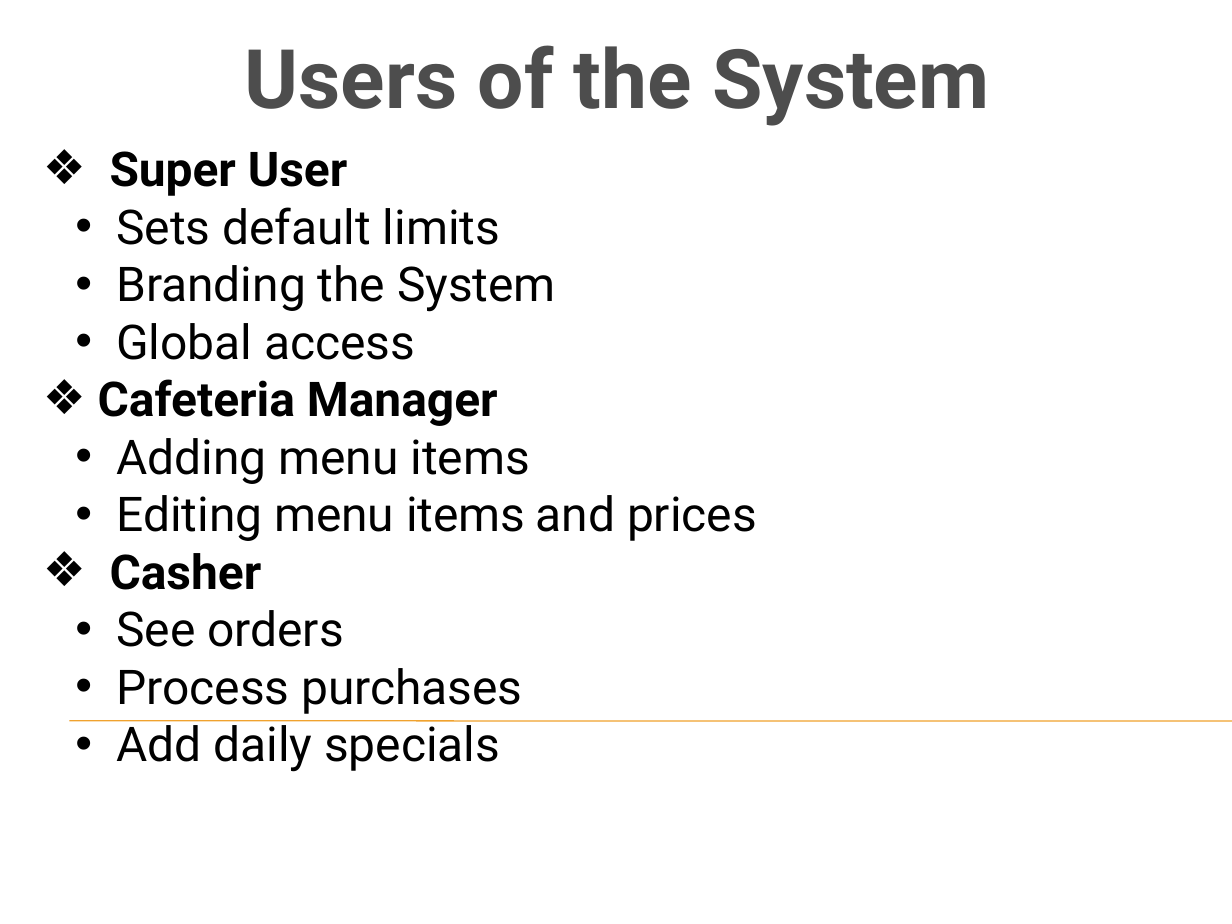
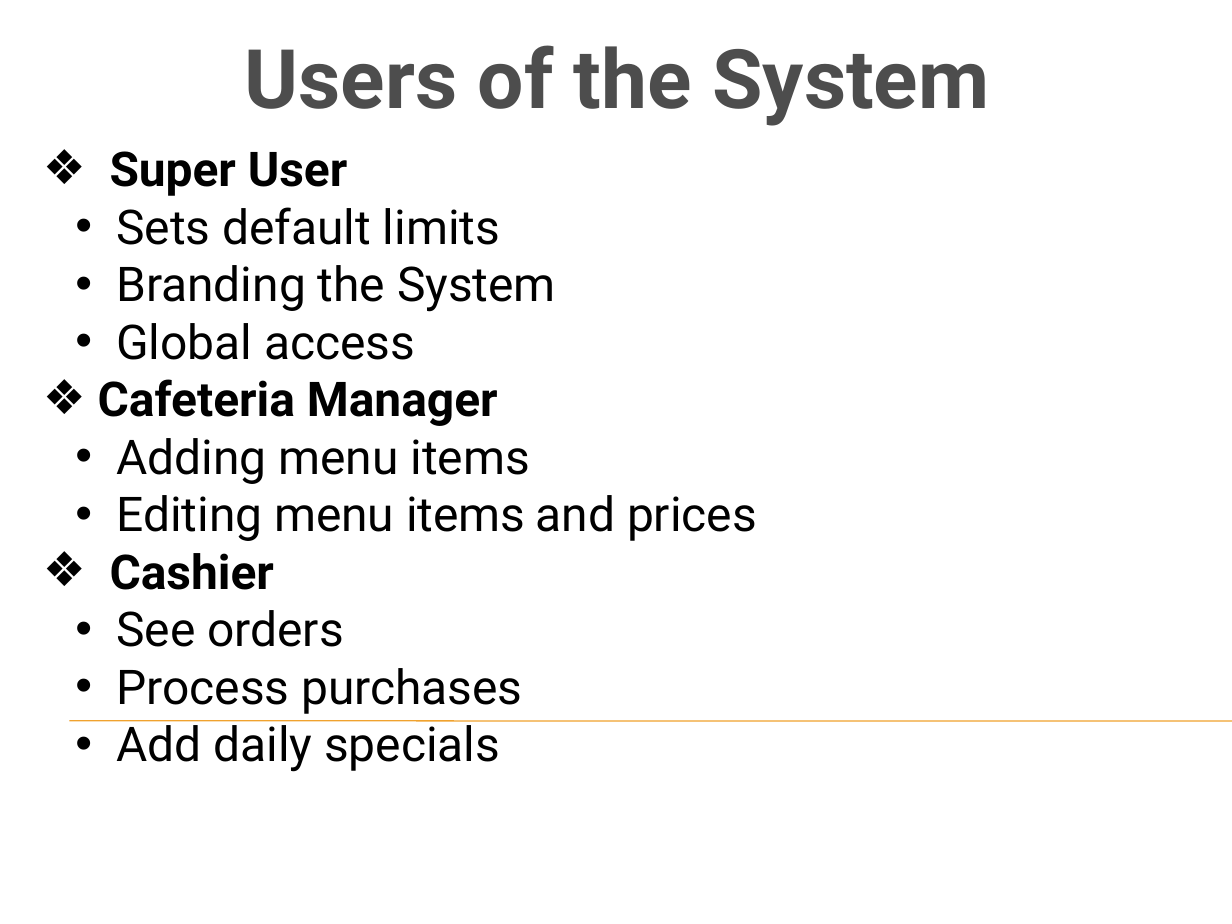
Before and after one commit to toniamichael94/MainProjectCOS301, a slide deck: slide 3 of Demo 1.pptx. Drawn at 1232x924 pixels with LibreOffice and Linux fonts; fonts in the diff are those of the drawing; background and template pictures are left out. Boxes give left, top, right and bottom in pixels: in the first picture for what was removed or moved away, otherwise in the second. Text is boxed around its words. In the diff, an @@ line names an element or a change of style, - is before the commit and + after.

Commit message:
Fixed spelling mistake ... :-)

```diff
--- a/Demo 1.pptx
+++ b/Demo 1.pptx
@@ text at [110,553,274,590]: text changed @@
-❖ Casher
+❖ Cashier
```
Also in this commit, not shown: 1 other slide changed.
